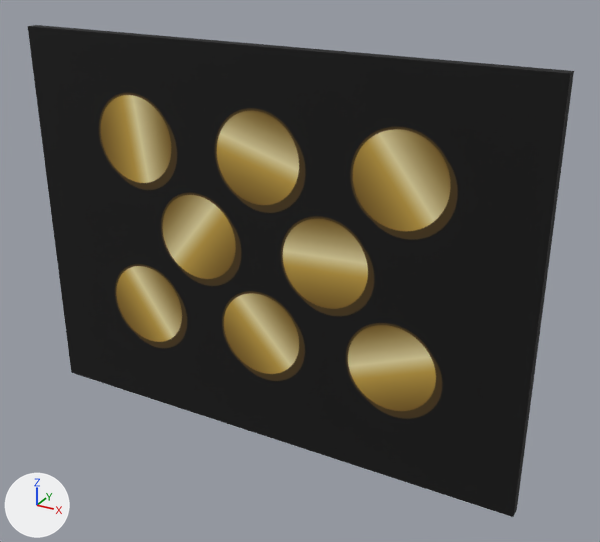
The glTF model public/ar/ring-set/xl.glb, before and after one commit.
Before and after are seen from a 50 mm camera at (1.165, -1.908, 0.931) aimed at (0.103, 0.022, -0.034). Arrows for +X, +Y and +Z are at lower left; the lights stay in place. The picture after the commit comes second. Vertices at exactly the same position are counted once.

Before the edit, the objects in view are built like this:
```python
mat_artwork = principled_material('artwork')
mat_artwork.texture = img_artwork
mat_artwork.roughness = 0.85
me_ringset = bpy.data.meshes.new('RingSet')
me_ringset.from_pydata(...)  # a box spanning x -0.8..0.8, y -0.04..0.0, z -0.6..0.6
me_ringset.materials.append(mat_artwork)  # picture img_artwork
# before: 0 (-0.8, -0.04, -0.6) at pixel (71, 372), 1 (0.8, -0.04, -0.6) at pixel (513, 517), 2 (0.8, -0.04, 0.6) at pixel (570, 73), 3 (-0.8, -0.04, 0.6) at pixel (27, 26), 4 (0.8, 0.0, -0.6) at pixel (516, 509)
# before: 5 (-0.8, 0.0, -0.6), 6 (-0.8, 0.0, 0.6) at pixel (36, 24), 7 (0.8, 0.0, 0.6) at pixel (574, 71)
ob_ringset = bpy.data.objects.new('RingSet', me_ringset)
ob_ringset.location = (0.0, 0.0, 0.0)
```
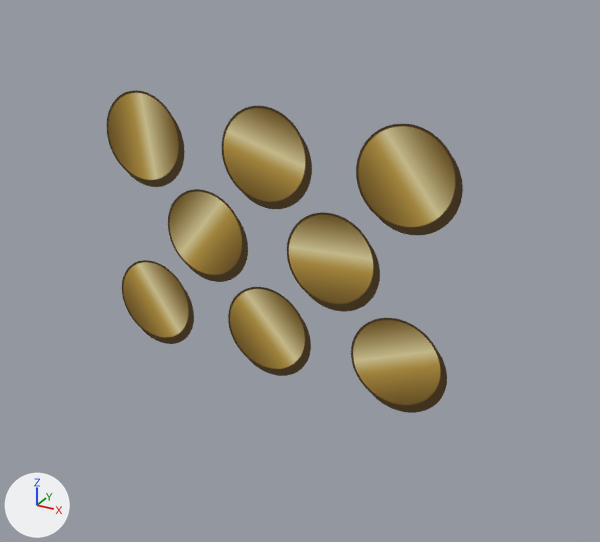
What differs and where, as boxes [x1, y1, x2, y2] in the pictures (600 x 542 px):
```json
{"object": "RingSet", "change": "surface changed, reshaped", "before": [28, 25, 574, 517], "after": [107, 90, 463, 413]}
```

Edits to the scene script, one JSON object a line:
```json
{"op": "add", "block": "mat_artwork", "code": "n3 = _N.new('ShaderNodeMath'); n3.name = 'Math'"}
{"op": "add", "block": "mat_artwork", "code": "n3.operation = 'SUBTRACT'"}
{"op": "add", "block": "mat_artwork", "code": "n3.inputs[0].default_value = 1.0  # 'Value'"}
{"op": "add", "block": "mat_artwork", "code": "n4 = _N.new('ShaderNodeMath'); n4.name = 'Math.001'"}
{"op": "add", "block": "mat_artwork", "code": "n4.operation = 'LESS_THAN'"}
{"block": "mat_artwork", "where": "n0 = _N.new('ShaderNodeBsdfPrincipled'); n0.name = 'Principled BSDF'"}
{"block": "mat_artwork", "where": "n2 = _N.new('ShaderNodeTexImage'); n2.name = 'Image Texture'"}
{"op": "add", "block": "mat_artwork", "code": "_L.new(n3.outputs[0], n0.inputs[4])  # 'Value' to 'Alpha'"}
{"op": "add", "block": "mat_artwork", "code": "_L.new(n4.outputs[0], n3.inputs[1])  # 'Value' to 'Value'"}
{"op": "add", "block": "mat_artwork", "code": "_L.new(n2.outputs[1], n4.inputs[0])  # 'Alpha' to 'Value'"}
{"block": "me_ringset", "where": "# used by ob_ringset; location = (0.0, 0.0, 0.0)"}
{"block": "me_ringset", "where": "# verts and faces of me_ringset; kept vertices keep their numbers, new ones are numbered from 8"}
{"op": "remove", "block": "me_ringset", "code": "me_ringset.from_pydata(...)  # 8 vertices, 12 faces; spans x -0.8..0.8, y -0.04..0.0, z -0.6..0.6"}
{"op": "add", "block": "me_ringset", "code": "me_ringset.from_pydata(...)  # 4 vertices, 2 faces; spans x -0.8..0.8, y 0.0, z -0.6..0.6"}
{"block": "me_ringset", "change": "me_ringset part 1"}
{"op": "add", "block": "me_ringset", "code": "delete_vertices([*range(0, 4)])  # with the faces that use them"}
{"op": "add", "block": "me_ringset", "code": "delete_faces([(4, 5, 6), (4, 6, 7)])"}
{"op": "add", "block": "me_ringset", "code": "faces += [(4, 7, 5), (5, 7, 6)]"}
```
